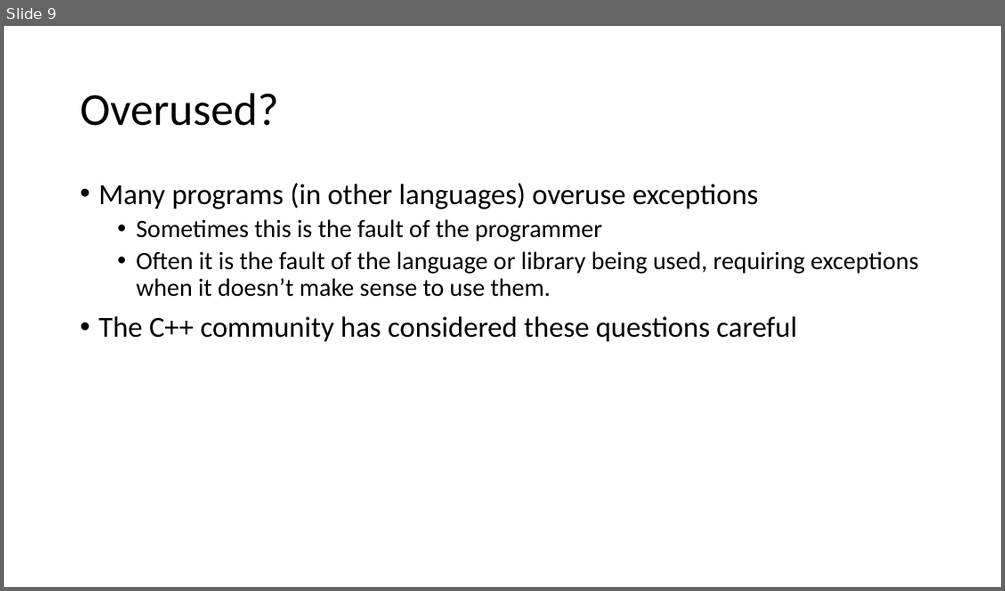
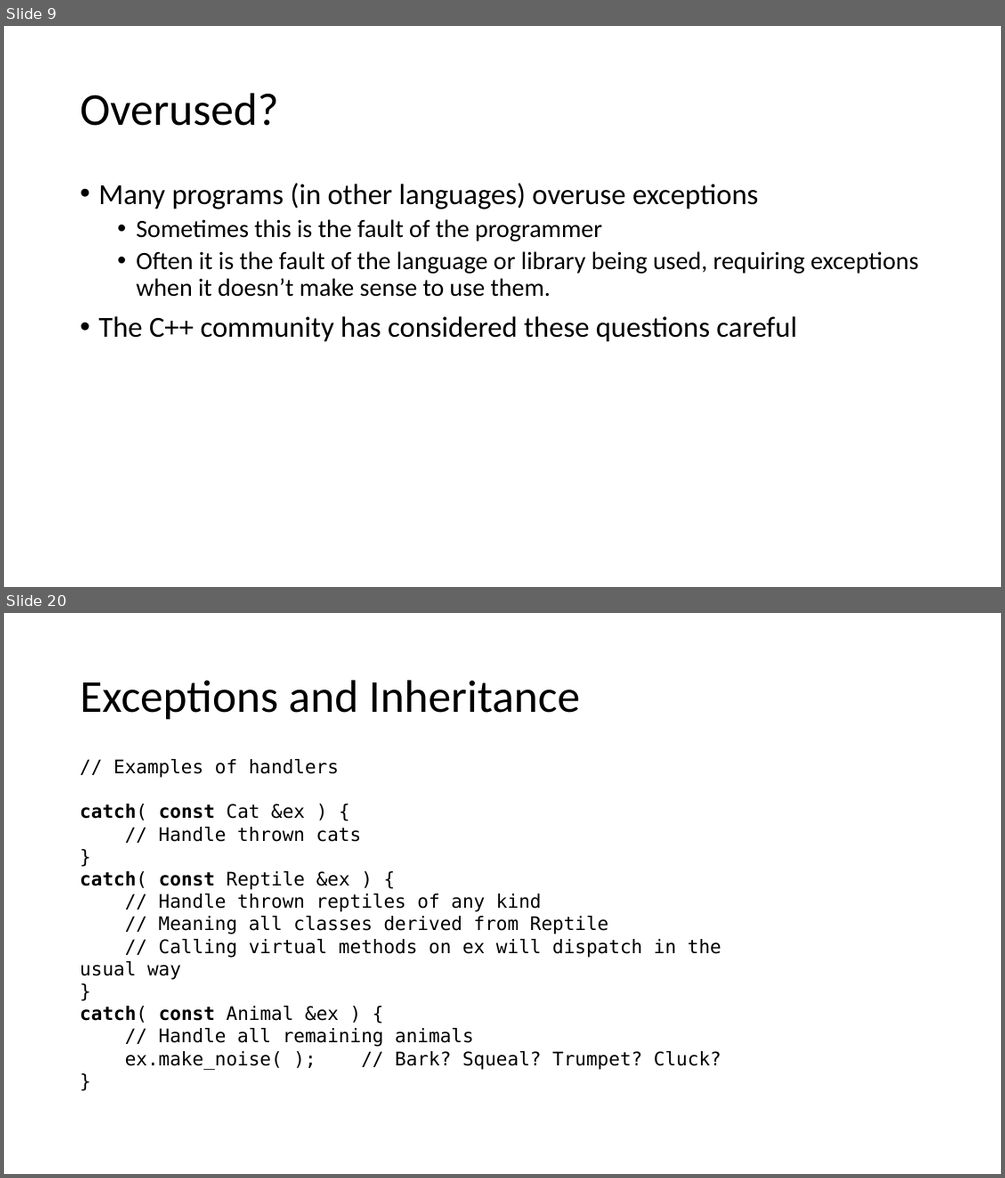
Before and after one commit to pchapin/cpp, a slide deck: Presentations/Exceptions.pptx. Shown one above the other, each under a label of ours: slide 9 before the commit, slides 9 and 20 after it; the slides between them are not shown. The pictures are 1005x591 and 1005x1178 pixels, drawn with LibreOffice and Linux fonts; fonts in the diff are those of the drawing. Boxes give left, top, right and bottom in pixels: in the first picture for what was removed or moved away, otherwise in the second. Text is boxed around its words. In the diff, an @@ line names an element or a change of style, - is before the commit and + after.

Commit message:
Updates to the exceptions presentation.

```diff
--- a/Presentations/Exceptions.pptx
+++ b/Presentations/Exceptions.pptx
@@ slide 20 added at [4, 613, 1001, 1174], background #FFFFFF @@
@@ title added at [80, 680, 580, 720], 44 pt, text #000000 @@
+Exceptions and Inheritance
@@ text added at [80, 759, 721, 1070], 18 pt, text #000000 @@
+// Examples of handlers
+catch( const Cat &ex ) {
+// Handle thrown cats
+}
+catch( const Reptile &ex ) {
+// Handle thrown reptiles of any kind
+// Meaning all classes derived from Reptile
+// Calling virtual methods on ex will dispatch in the usual way
+}
+catch( const Animal &ex ) {
+// Handle all remaining animals
+ex.make_noise( ); // Bark? Squeal? Trumpet? Cluck?
+}
```
Also in this commit, not shown: 1 slide changed, 16 other slides added.
